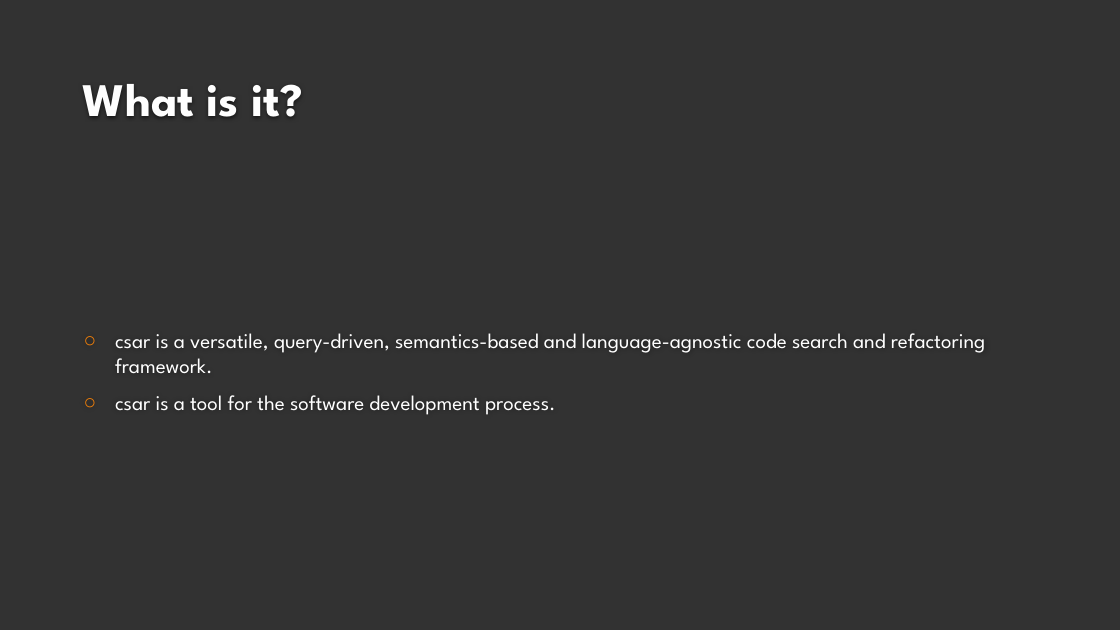
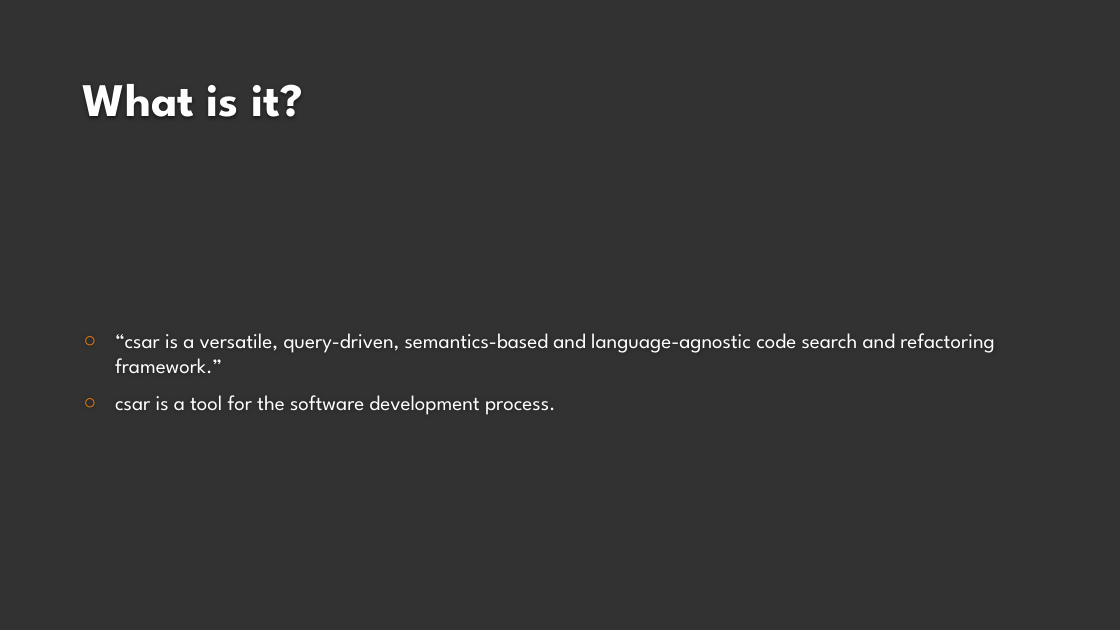
Before and after one commit to dozmus/csar, a slide deck: slide 2 of design-docs/Viva.pptx. Drawn at 1120x630 pixels with LibreOffice and Linux fonts; fonts in the diff are those of the drawing; background and template pictures are left out. Boxes give left, top, right and bottom in pixels: in the first picture for what was removed or moved away, otherwise in the second. Text is boxed around its words. In the diff, an @@ line names an element or a change of style, - is before the commit and + after.

```diff
--- a/design-docs/Viva.pptx
+++ b/design-docs/Viva.pptx
@@ text at box(115, 333, 994, 373): text changed @@
-○ csar is a versatile, query-driven, semantics-based and language-agnostic code search and refactoring framework.
+○ “csar is a versatile, query-driven, semantics-based and language-agnostic code search and refactoring framework.”
```
Also in this commit, not shown: 4 other slides changed, 2 slides added, 1 slide removed.
